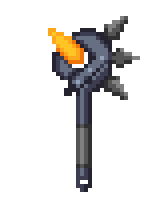
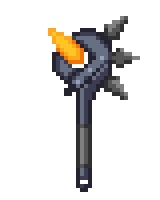
Comparing the layer stacks of the two w=160, h=200 images. Changes:
painted on "hour" over (x1=64, y1=80, x2=96, y2=192)
